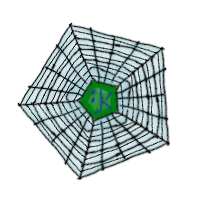
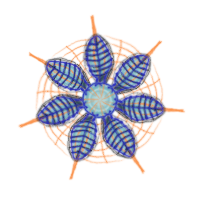
Layers edited between the first and the second 200 × 200 image:
added layer "q-condenser lines" above "q-condenser shade" over [36, 33, 166, 162]
added layer "q-condenser shade" above "q-condenser pattern" over [34, 32, 167, 163]
added layer "q-condenser pattern" above "q-condenser light" over [17, 14, 186, 181]
added layer "q-condenser light" (soft light) above "q-condenser color" over [38, 36, 163, 159]
added layer "q-condenser color" above "hypercondenser lines" over [39, 36, 163, 159]
hid "hypercondenser lines" over [17, 22, 171, 181]
hid "hypercondenser pattern" over [89, 86, 114, 116]
hid "hypercondenser light" over [21, 25, 170, 177]
hid "hypercondenser color" over [19, 24, 171, 179]
